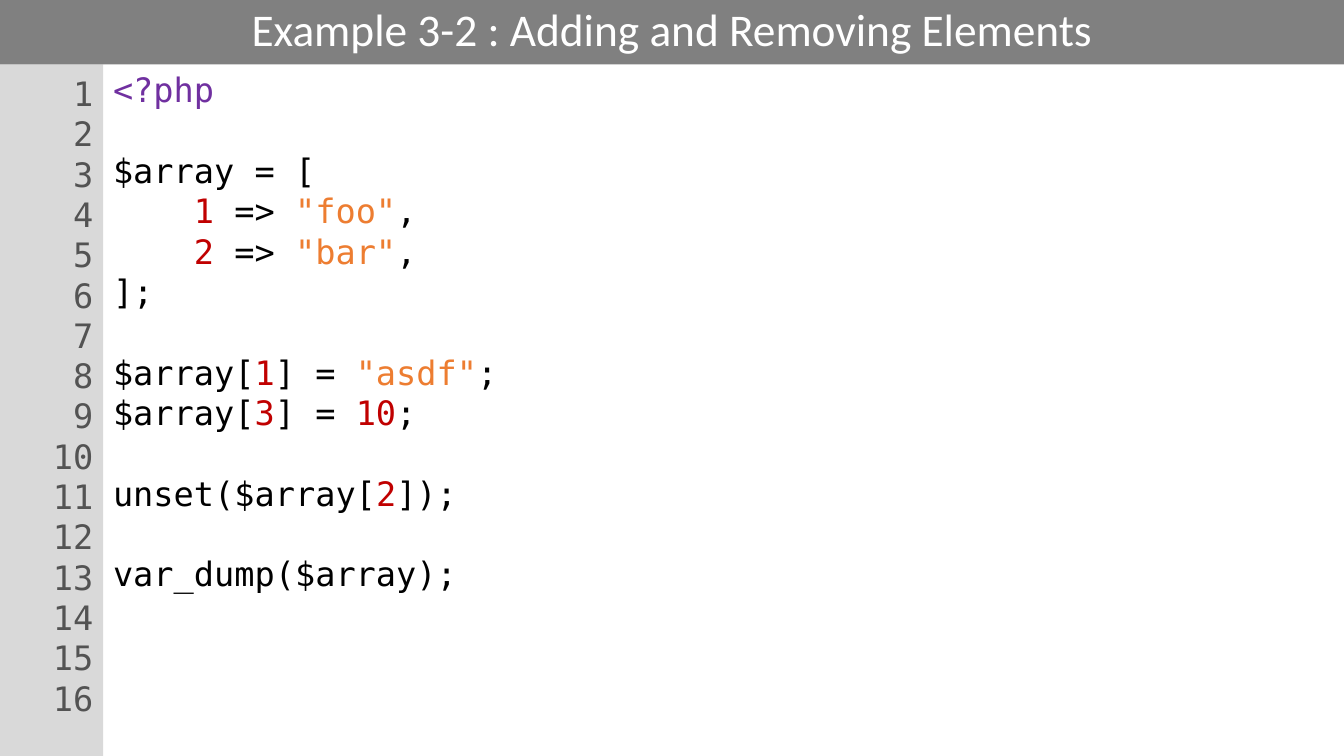
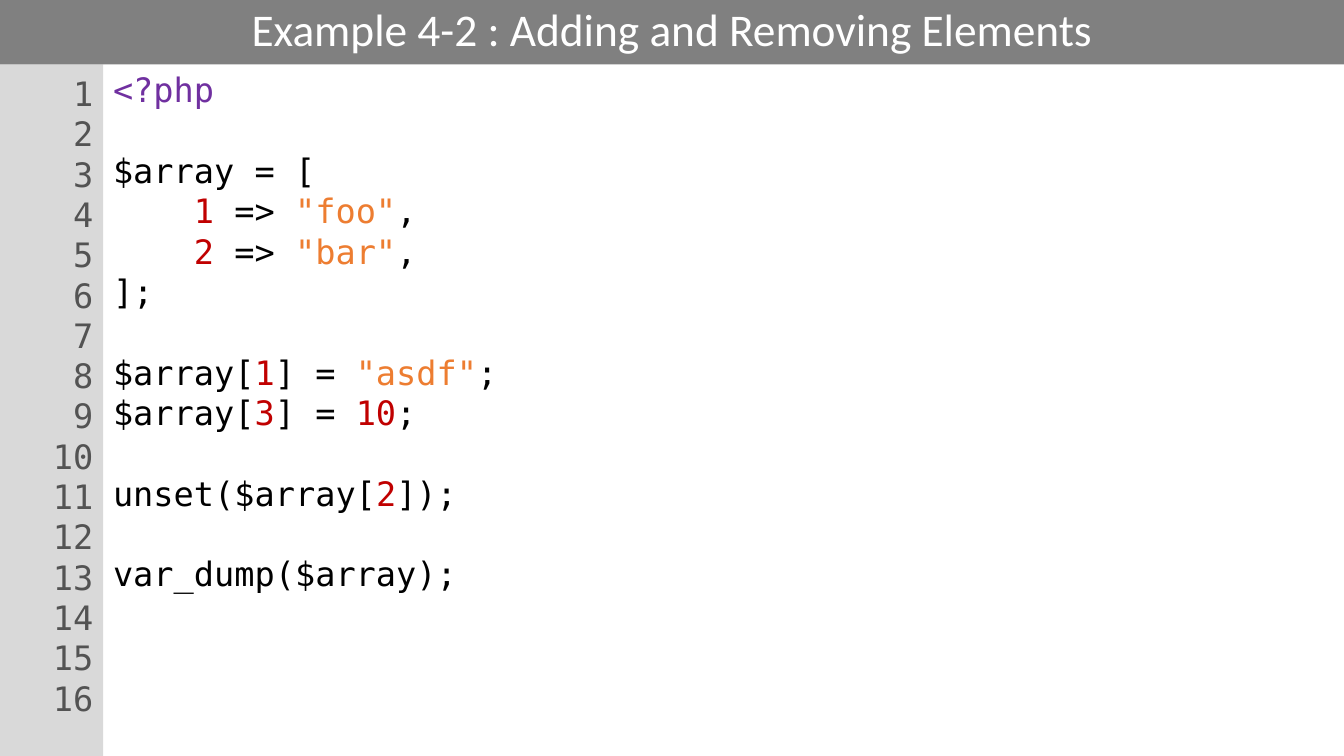
Before and after one commit to PHPEmbark/curriculum, a slide deck: slide 28 of course/1 - Basic Programming/Basic Programming.pptx. Drawn at 1344x756 pixels with LibreOffice and Linux fonts; fonts in the diff are those of the drawing. Boxes give left, top, right and bottom in pixels: in the first picture for what was removed or moved away, otherwise in the second. Text is boxed around its words. In the diff, an @@ line names an element or a change of style, - is before the commit and + after.

Commit message:
Finished PowerPoint
All 8 lessons, intro, conclusion, and examples finalized

```diff
--- a/course/1 - Basic Programming/Basic Programming.pptx
+++ b/course/1 - Basic Programming/Basic Programming.pptx
@@ title at <box>252,14,1092,54</box>: text changed @@
-Example 3-2 : Adding and Removing Elements
+Example 4-2 : Adding and Removing Elements
```
Also in this commit, not shown: 29 other slides changed, 17 slides added.
